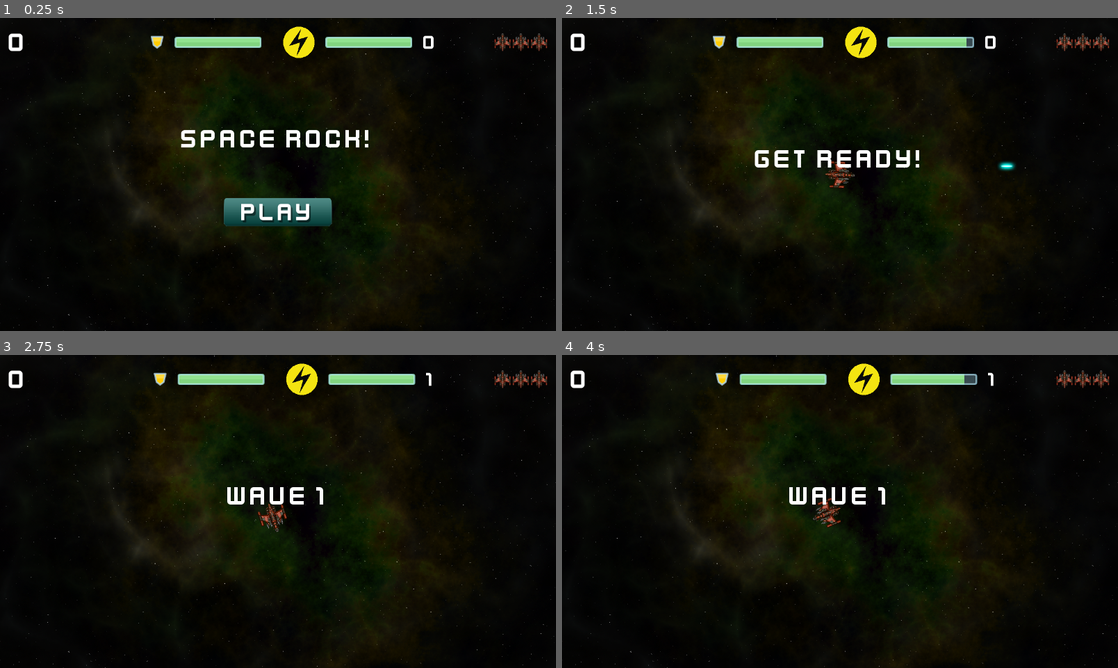
Above: before the commit, frames 1-4 (two rows, left to right).
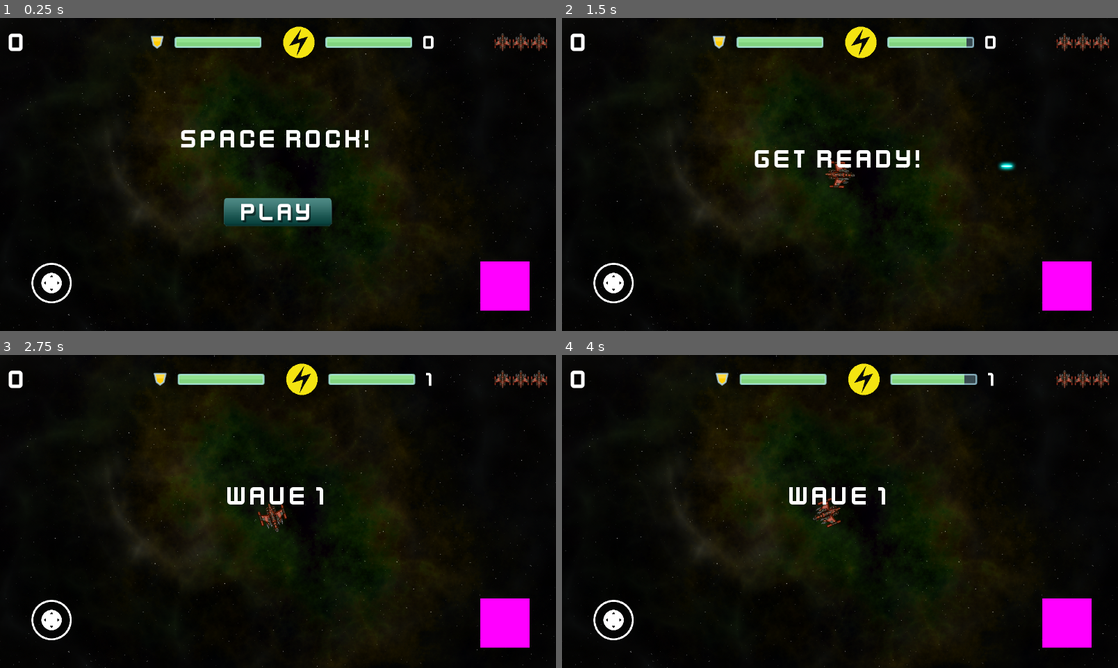
Above: after the commit, the same moments.

Repository: dallasw1983/Space-Rocks
Game: Godot game, scene res://main.tscn
Same seed, same stepped clock (60 frames per second), same inputs: the game is played once before the commit and once after it.
Inputs (mouse positions are in pixels of both pictures, inside the frame that each line leads up to):
- Up to frame 1 (0.25 s): no input
- Up to frame 2 (1.5 s): click (840, 212) at 0.5 s; tap Enter (ui_accept) at 1.25 s; move the mouse to (962, 158) at 1.27 s; hold D (rotate_right) from 1.28 s (still down); hold Space (shoot) from 1.28 s (still down); click (962, 158) at 1.42 s
- Up to frame 3 (2.75 s): tap Enter (ui_accept) at 1.52 s; release D (rotate_right) at 2 s; release Space (shoot) at 2 s; drag from (166, 527) to (405, 564) at 2.02 s
- Up to frame 4 (4 s): move the mouse to (895, 442) at 2.77 s; hold D (rotate_right) 2.78-3.5 s; hold Space (shoot) 2.78-3.5 s; click (895, 442) at 2.92 s; drag from (812, 574) to (673, 464) at 3.52 s

The runs differ from the first frame. In frame 1, 1.8% of the frame differs, in the area x 5-96%, y 77-94%; in frame 2, 1.8%; in frame 3, 1.8%; in frame 4, 1.8%.

Commit message:
touch screen
init touch screen controls

Diff:
--- /dev/null
+++ b/default_env.tres
@@ -0,0 +1,7 @@
+[gd_resource type="Environment" load_steps=2 format=2]
+
+[sub_resource type="ProceduralSky" id=1]
+
+[resource]
+background_mode = 2
+background_sky = SubResource( 1 )
--- a/hud.tscn
+++ b/hud.tscn
@@ -10,6 +10,7 @@
 [ext_resource type="Texture2D" uid="uid://bvi08ifyxt58u" path="res://assets/bar_green_200.png" id="5_ot7y2"]
 [ext_resource type="Texture2D" uid="uid://djf55xbd75b0j" path="res://assets/energy.png" id="6_bj2yu"]
 [ext_resource type="AudioStream" uid="uid://c4q38gwi8ns2j" path="res://assets/sounds/Funky-Gameplay_Looping.ogg" id="9_4dclb"]
+[ext_resource type="PackedScene" uid="uid://dmr0fcamx7t56" path="res://joystick/virtual_joystick.tscn" id="11_ddyle"]
 
 [sub_resource type="LabelSettings" id="LabelSettings_tuur8"]
 font = ExtResource("1_737q2")
@@ -22,6 +23,13 @@
 [sub_resource type="LabelSettings" id="LabelSettings_wiuy5"]
 font = ExtResource("1_737q2")
 font_size = 64
+
+[sub_resource type="NoiseTexture2D" id="NoiseTexture2D_gkhgv"]
+width = 113
+height = 113
+
+[sub_resource type="CircleShape2D" id="CircleShape2D_kesst"]
+radius = 67.42
 
 [node name="HUD" type="CanvasLayer"]
 script = ExtResource("1_wij03")
@@ -152,5 +160,47 @@
 volume_db = -8.433
 autoplay = true
 
+[node name="ControlLeft" type="Control" parent="."]
+layout_mode = 3
+anchors_preset = 2
+anchor_top = 1.0
+anchor_bottom = 1.0
+offset_top = -40.0
+offset_right = 40.0
+grow_vertical = 0
+
+[node name="Virtual Joystick" parent="ControlLeft" instance=ExtResource("11_ddyle")]
+layout_mode = 2
+anchors_preset = 0
+offset_left = 49.0
+offset_top = -180.0
+offset_right = 349.0
+offset_bottom = 120.0
+scale = Vector2(0.465, 0.465)
+visibility_mode = 1
+action_left = "rotate_left"
+action_right = "rotate_right"
+action_up = "thrust"
+action_down = "down"
+
+[node name="ControlRight" type="Control" parent="."]
+layout_mode = 3
+anchors_preset = 3
+anchor_left = 1.0
+anchor_top = 1.0
+anchor_right = 1.0
+anchor_bottom = 1.0
+offset_left = -40.0
+offset_top = -40.0
+grow_horizontal = 0
+grow_vertical = 0
+
+[node name="TouchScreenButton" type="TouchScreenButton" parent="ControlRight"]
+position = Vector2(-134, -120)
+texture_normal = SubResource("NoiseTexture2D_gkhgv")
+shape = SubResource("CircleShape2D_kesst")
+action = "shoot"
+visibility_mode = 1
+
 [connection signal="timeout" from="Timer" to="." method="_on_timer_timeout"]
 [connection signal="pressed" from="VBoxContainer/StartButton" to="." method="_on_start_button_pressed"]
--- /dev/null
+++ b/joystick/virtual_joystick.gd
@@ -0,0 +1,150 @@
+class_name VirtualJoystick
+
+extends Control
+
+## A simple virtual joystick for touchscreens, with useful options.
+## Github: https://github.com/MarcoFazioRandom/Virtual-Joystick-Godot
+
+# EXPORTED VARIABLE
+
+## The color of the button when the joystick is pressed.
+@export var pressed_color := Color.GRAY
+
+## If the input is inside this range, the output is zero.
+@export_range(0, 200, 1) var deadzone_size : float = 10
+
+## The max distance the tip can reach.
+@export_range(0, 500, 1) var clampzone_size : float = 75
+
+enum Joystick_mode {
+	FIXED, ## The joystick doesn't move.
+	DYNAMIC ## Every time the joystick area is pressed, the joystick position is set on the touched position.
+}
+
+## If the joystick stays in the same position or appears on the touched position when touch is started
+@export var joystick_mode := Joystick_mode.FIXED
+
+enum Visibility_mode {
+	ALWAYS, ## Always visible
+	TOUCHSCREEN_ONLY ## Visible on touch screens only
+}
+
+## If the joystick is always visible, or is shown only if there is a touchscreen
+@export var visibility_mode := Visibility_mode.ALWAYS
+
+## If true, the joystick uses Input Actions (Project -> Project Settings -> Input Map)
+@export var use_input_actions := true
+
+@export var action_left := "ui_left"
+@export var action_right := "ui_right"
+@export var action_up := "ui_up"
+@export var action_down := "ui_down"
+
+# PUBLIC VARIABLES
+
+## If the joystick is receiving inputs.
+var is_pressed := false
+
+# The joystick output.
+var output := Vector2.ZERO
+
+# PRIVATE VARIABLES
+
+var _touch_index : int = -1
+
+@onready var _base := $Base
+@onready var _tip := $Base/Tip
+
+@onready var _base_radius = _base.size * _base.get_global_transform_with_canvas().get_scale() / 2
+
+@onready var _base_default_position : Vector2 = _base.position
+@onready var _tip_default_position : Vector2 = _tip.position
+
+@onready var _default_color : Color = _tip.modulate
+
+# FUNCTIONS
+
+func _ready() -> void:
+	if not DisplayServer.is_touchscreen_available() and visibility_mode == Visibility_mode.TOUCHSCREEN_ONLY:
+		hide()
+
+func _input(event: InputEvent) -> void:
+	if event is InputEventScreenTouch:
+		if event.pressed:
+			if _is_point_inside_joystick_area(event.position) and _touch_index == -1:
+				if joystick_mode == Joystick_mode.DYNAMIC or (joystick_mode == Joystick_mode.FIXED and _is_point_inside_base(event.position)):
+					if joystick_mode == Joystick_mode.DYNAMIC:
+						_move_base(event.position)
+					_touch_index = event.index
+					_tip.modulate = pressed_color
+					_update_joystick(event.position)
+					get_viewport().set_input_as_handled()
+		elif event.index == _touch_index:
+			_reset()
+			get_viewport().set_input_as_handled()
+	elif event is InputEventScreenDrag:
+		if event.index == _touch_index:
+			_update_joystick(event.position)
+			get_viewport().set_input_as_handled()
+
+func _move_base(new_position: Vector2) -> void:
+	_base.global_position = new_position - _base.pivot_offset * get_global_transform_with_canvas().get_scale()
+
+func _move_tip(new_position: Vector2) -> void:
+	_tip.global_position = new_position - _tip.pivot_offset * _base.get_global_transform_with_canvas().get_scale()
+
+func _is_point_inside_joystick_area(point: Vector2) -> bool:
+	var x: bool = point.x >= global_position.x and point.x <= global_position.x + (size.x * get_global_transform_with_canvas().get_scale().x)
+	var y: bool = point.y >= global_position.y and point.y <= global_position.y + (size.y * get_global_transform_with_canvas().get_scale().y)
+	return x and y
+
+func _is_point_inside_base(point: Vector2) -> bool:
+	var center : Vector2 = _base.global_position + _base_radius
+	var vector : Vector2 = point - center
+	if vector.length_squared() <= _base_radius.x * _base_radius.x:
+		return true
+	else:
+		return false
+
+func _update_joystick(touch_position: Vector2) -> void:
+	var center : Vector2 = _base.global_position + _base_radius
+	var vector : Vector2 = touch_position - center
+	vector = vector.limit_length(clampzone_size)
+
+	_move_tip(center + vector)
+
+	if vector.length_squared() > deadzone_size * deadzone_size:
+		is_pressed = true
+		output = (vector - (vector.normalized() * deadzone_size)) / (clampzone_size - deadzone_size)
+	else:
+		is_pressed = false
+		output = Vector2.ZERO
+
+	if use_input_actions:
+		if output.x > 0:
+			_update_input_action(action_right, output.x)
+		else:
+			_update_input_action(action_left, -output.x)
+
+		if output.y > 0:
+			_update_input_action(action_down, output.y)
+		else:
+			_update_input_action(action_up, -output.y)
+
+func _update_input_action(action:String, value:float):
+	if value > InputMap.action_get_deadzone(action):
+		Input.action_press(action, value)
+	elif Input.is_action_pressed(action):
+		Input.action_release(action)
+
+func _reset():
+	is_pressed = false
+	output = Vector2.ZERO
+	_touch_index = -1
+	_tip.modulate = _default_color
+	_base.position = _base_default_position
+	_tip.position = _tip_default_position
+	if use_input_actions:
+		for action in [action_left, action_right, action_down, action_up]:
+			if Input.is_action_pressed(action) or Input.is_action_just_pressed(action):
+				Input.action_release(action)
--- /dev/null
+++ b/joystick/virtual_joystick.tscn
@@ -0,0 +1,51 @@
+[gd_scene load_steps=4 format=3 uid="uid://dmr0fcamx7t56"]
+
+[ext_resource type="Script" path="res://joystick/virtual_joystick.gd" id="1_8x4dy"]
+[ext_resource type="Texture2D" uid="uid://bm30au8mjfc2f" path="res://joystick/textures/joystick_base_outline.png" id="2_jhjs2"]
+[ext_resource type="Texture2D" uid="uid://dt13r06u87fib" path="res://joystick/textures/joystick_tip_arrows.png" id="3_3etdg"]
+
+[node name="Virtual Joystick" type="Control"]
+layout_mode = 3
+anchors_preset = 2
+anchor_top = 1.0
+anchor_bottom = 1.0
+offset_top = -308.0
+offset_right = 300.0
+offset_bottom = -8.0
+grow_vertical = 0
+script = ExtResource("1_8x4dy")
+
+[node name="Base" type="TextureRect" parent="."]
+layout_mode = 1
+anchors_preset = 8
+anchor_left = 0.5
+anchor_top = 0.5
+anchor_right = 0.5
+anchor_bottom = 0.5
+offset_left = -100.0
+offset_top = -100.0
+offset_right = 100.0
+offset_bottom = 100.0
+grow_horizontal = 2
+grow_vertical = 2
+pivot_offset = Vector2(100, 100)
+mouse_force_pass_scroll_events = false
+texture = ExtResource("2_jhjs2")
+stretch_mode = 5
+
+[node name="Tip" type="TextureRect" parent="Base"]
+layout_mode = 1
+anchors_preset = 8
+anchor_left = 0.5
+anchor_top = 0.5
+anchor_right = 0.5
+anchor_bottom = 0.5
+offset_left = -50.0
+offset_top = -50.0
+offset_right = 50.0
+offset_bottom = 50.0
+grow_horizontal = 2
+grow_vertical = 2
+pivot_offset = Vector2(50, 50)
+texture = ExtResource("3_3etdg")
+stretch_mode = 5
--- /dev/null
+++ b/test/player.gd
@@ -0,0 +1,24 @@
+extends Sprite2D
+
+@export var speed : float = 100
+
+@export var joystick_left : VirtualJoystick
+
+@export var joystick_right : VirtualJoystick
+
+var move_vector := Vector2.ZERO
+
+func _process(delta: float) -> void:
+#	# Movement using the joystick output:
+#	if joystickLeft and joystickLeft.is_pressed():
+#		position += joystickLeft.get_output() * speed * delta
+
+	# Movement using Input functions:
+	move_vector = Vector2.ZERO
+	move_vector.x = Input.get_axis("ui_left", "ui_right")
+	move_vector.y = Input.get_axis("ui_up", "ui_down")
+	position += move_vector * speed * delta
+
+	# Rotation:
+	if joystick_right and joystick_right.is_pressed:
+		rotation = joystick_right.output.angle()
--- /dev/null
+++ b/test/test.tscn
@@ -0,0 +1,30 @@
+[gd_scene load_steps=4 format=3 uid="uid://bq2sqb1u1l5ve"]
+
+[ext_resource type="PackedScene" uid="uid://dmr0fcamx7t56" path="res://joystick/virtual_joystick.tscn" id="1_4k4lh"]
+[ext_resource type="Texture2D" uid="uid://b4jy3cynf4voa" path="res://icon.svg" id="2_44wa8"]
+[ext_resource type="Script" path="res://test/player.gd" id="3_dsmxw"]
+
+[node name="Test" type="Node2D"]
+
+[node name="UI" type="CanvasLayer" parent="."]
+
+[node name="Virtual joystick left" parent="UI" instance=ExtResource("1_4k4lh")]
+
+[node name="Virtual joystick right" parent="UI" instance=ExtResource("1_4k4lh")]
+anchors_preset = 3
+anchor_left = 1.0
+anchor_right = 1.0
+offset_left = -300.0
+offset_top = -300.0
+offset_right = 0.0
+offset_bottom = 0.0
+grow_horizontal = 0
+joystick_mode = 1
+use_input_actions = false
+
+[node name="Player" type="Sprite2D" parent="." node_paths=PackedStringArray("joystick_left", "joystick_right")]
+position = Vector2(600, 300)
+texture = ExtResource("2_44wa8")
+script = ExtResource("3_dsmxw")
+joystick_left = NodePath("../UI/Virtual joystick left")
+joystick_right = NodePath("../UI/Virtual joystick right")
Not shown: 1 places in hud.tscn that only renumber resources
Binary file added: icon.png
Not shown, added: icon.png.import
Binary file added: joystick/textures/joystick_base_outline.png
Not shown, added: joystick/textures/joystick_base_outline.png.import
Binary file added: joystick/textures/joystick_tip.png
Not shown, added: joystick/textures/joystick_tip.png.import
Binary file added: joystick/textures/joystick_tip_arrows.png
Not shown, added: joystick/textures/joystick_tip_arrows.png.import
Binary file added: previews/gitpreview.png
Not shown, added: previews/gitpreview.png.import
Binary file added: previews/icon.png
(and 11 more such lines)
